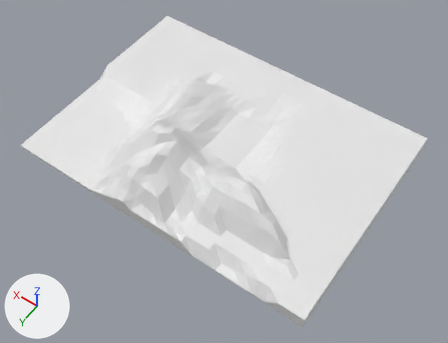
The Blender file Object Files/Scene_Building.blend, before and after one commit.
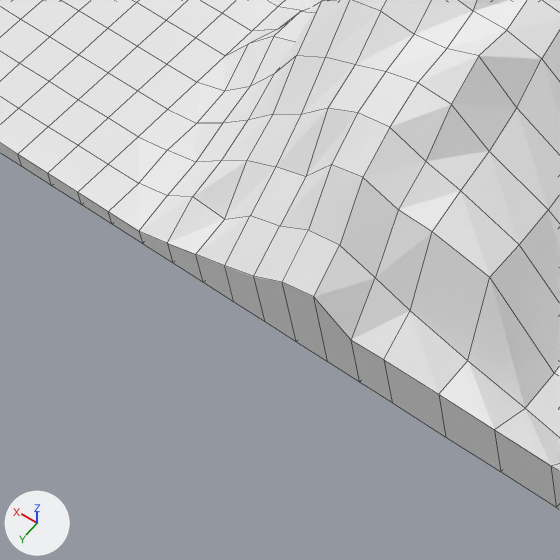
The first picture shows the older version from a camera (50 mm lens) standing at (-3.34, 4.69, 6.83) and looking at (-0.23, 0.34, -0.01). The close-ups show both versions on the part from 14% to 38% of the width and 42% to 74% of the height of that picture. Every picture has the same lights, and +X, +Y and +Z are marked at lower left. The close-ups show mesh edges as thin lines. The same objects are shown in both versions, whatever each file hides.

The older version as bpy lines, for what is in view:
```python
me_cube_004 = bpy.data.meshes.new('Cube.004')
me_cube_004.from_pydata(...)  # 1666 vertices, 1664 faces; spans x -2.31..2.45, y -1.75..1.65, z -0.66..0.22
ob_cube_004 = bpy.data.objects.new('Cube.004', me_cube_004)
ob_cube_004.location = (0.0, 0.0, 0.58)
```
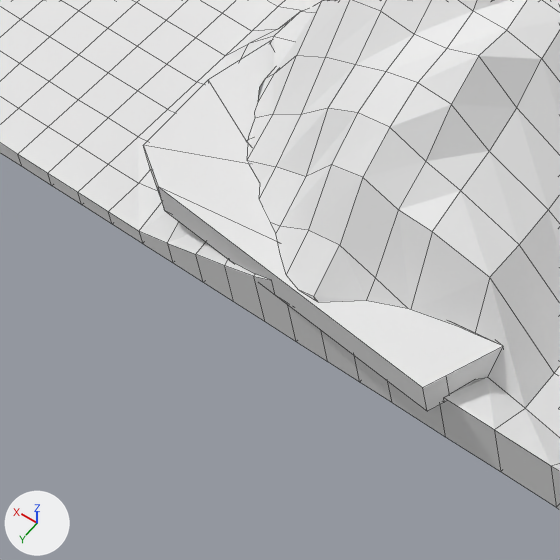
What the commit changed:
Mesh me_cube_002 is new.
It has 32 vertices, 29 faces and spans x -0.04..1.29, y -0.33..1.7, z 0.1..0.2.
Object 'Cube.004' (ob_cube_004) gains a BOOLEAN modifier named 'Boolean'.
Modifier setting: object = ob_cube_001.
Object 'Cube.001' (ob_cube_001) is new; it shows me_cube_002.
Its location is (0.0, 0.0, 0.0).

Changed parts and their boxes (x1, y1, x2, y2) in the close-ups (560 x 560 px):
'Cube.004', modifiers changed, reshaped: (0, 0, 560, 509) in both
'Cube.001', added: after (144, 42, 503, 411)
